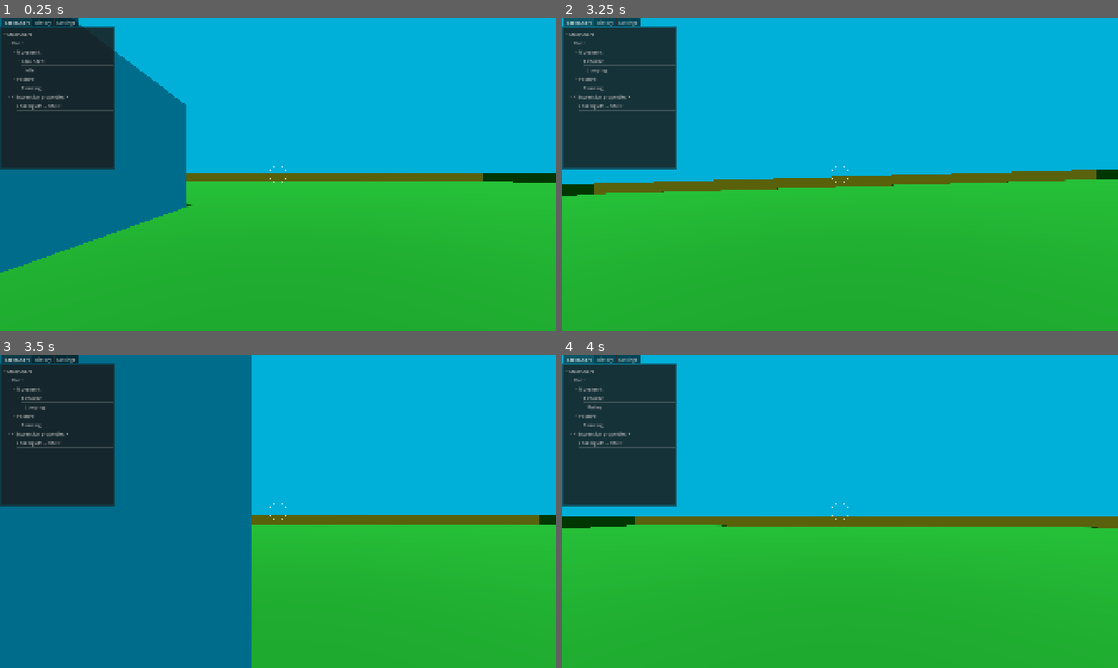
Above: before the commit, frames 1-4 (two rows, left to right).
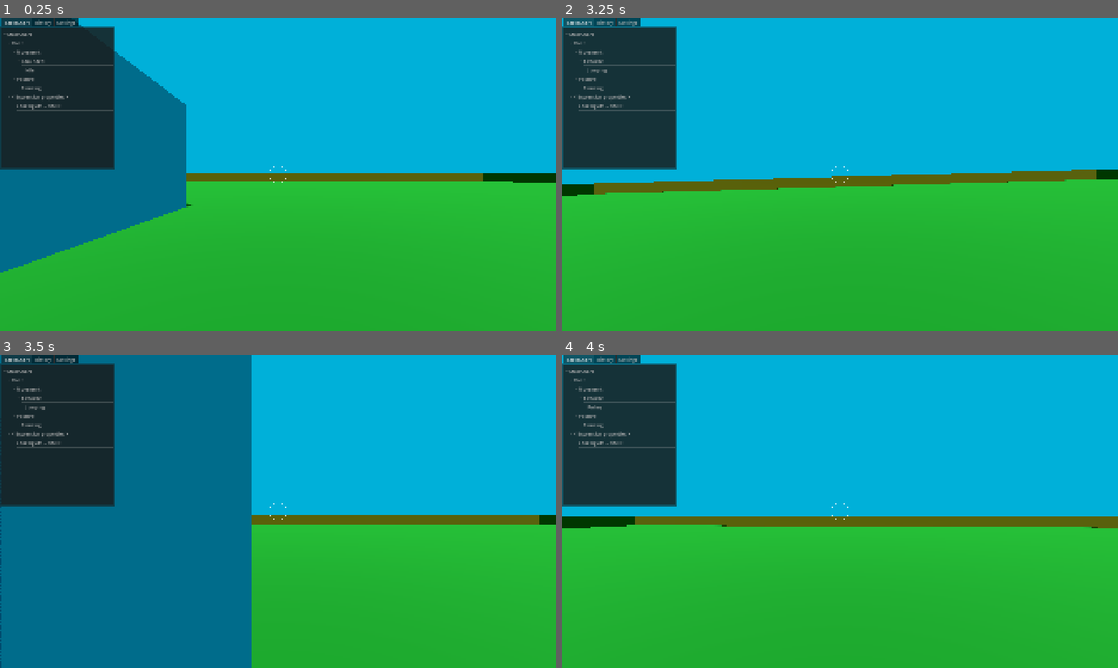
Above: after the commit, the same moments.

Repository: janisl/rpg-core
Game: Godot game, scene res://systems/main_scene.tscn
Two runs of this game, one before a commit and one after it. Both use one fixed random seed, a clock stepped at 60 frames per second and the inputs below.
Inputs (mouse positions are in pixels of both pictures, inside the frame that each line leads up to):
- Up to frame 1 (0.25 s): no input
- Up to frame 2 (3.25 s): tap Enter at 0.5 s; move the mouse to (834, 180) at 0.52 s; hold Shift (crouch) 0.53-1.28 s; hold W (forward) 0.53-2.78 s; tap Space (jump) at 0.77, 1.52, 3.02 s; move the mouse to (878, 177) at 1.27 s; tap Ctrl (sprint) at 1.35 s; move the mouse to (795, 171) at 2.02 s; hold Z (test) 2.03-2.78 s; move the mouse to (845, 174) at 2.77 s; hold A (left) from 2.78 s (still down); tap Shift (crouch) at 2.85 s
- Up to frame 3 (3.5 s): keep holding A (left)
- Up to frame 4 (4 s): move the mouse to (817, 505) at 3.52 s; release A (left) at 3.53 s; hold W (forward) from 3.53 s (still down); hold Ctrl (sprint) from 3.53 s (still down); tap Space (jump) at 3.77 s

Frames 1-2 are identical in both runs. In frame 3, less than 0.1% of the frame differs, in the area x 0-1%, y 48-100%; in frame 4, nothing differs.

Commit message:
Add swimmable area scene with distance fog.

Diff:
--- a/levels/test.tscn
+++ b/levels/test.tscn
@@ -1,6 +1,7 @@
 [gd_scene format=4 uid="uid://d1m2ngmuqlqgn"]
 
 [ext_resource type="PackedScene" uid="uid://dmm1368oglfp0" path="res://actors/player/player.tscn" id="1_72lju"]
+[ext_resource type="PackedScene" uid="uid://ca0wevg1lb4rx" path="res://utils/swimmable_areas/swimmable_area.tscn" id="2_lkjt4"]
 
 [sub_resource type="StandardMaterial3D" id="StandardMaterial3D_rghg7"]
 albedo_color = Color(0, 0.38844073, 0.07338921, 1)
@@ -65,14 +66,6 @@
 [sub_resource type="BoxMesh" id="BoxMesh_rdqwp"]
 size = Vector3(1, 1, 10)
 
-[sub_resource type="StandardMaterial3D" id="StandardMaterial3D_rdqwp"]
-transparency = 1
-albedo_color = Color(0.043137256, 0.5058824, 0.92156863, 0.36078432)
-
-[sub_resource type="PlaneMesh" id="PlaneMesh_bsiym"]
-material = SubResource("StandardMaterial3D_rdqwp")
-size = Vector2(10, 10)
-
 [sub_resource type="NavigationMesh" id="NavigationMesh_bsiym"]
 vertices = PackedVector3Array(-49.250004, 0.5, -9, -16.000004, 0.5, -8.75, -16.000004, 0.5, -10.25, -15.250004, 0.5, -1 …(1262 unchanged characters)…
 polygons = [PackedInt32Array(2, 1, 0), PackedInt32Array(2, 0, 3), PackedInt32Array(3, 0, 5), PackedInt32Array(3, 5, 4), …(1781 unchanged characters)…
@@ -109,9 +102,38 @@
 [sub_resource type="Environment" id="Environment_bsiym"]
 background_mode = 1
 background_color = Color(7.70092e-07, 0.68970317, 0.8517272, 1)
-
-[sub_resource type="BoxShape3D" id="BoxShape3D_6qnao"]
-size = Vector3(10, 5, 10)
+volumetric_fog_enabled = true
+volumetric_fog_density = 0.0
+
+[sub_resource type="FastNoiseLite" id="FastNoiseLite_ny0t1"]
+resource_local_to_scene = true
+
+[sub_resource type="NoiseTexture2D" id="NoiseTexture2D_r4e4k"]
+resource_local_to_scene = true
+noise = SubResource("FastNoiseLite_ny0t1")
+seamless = true
+as_normal_map = true
+
+[sub_resource type="NoiseTexture2D" id="NoiseTexture2D_pnvjf"]
+resource_local_to_scene = true
+noise = SubResource("FastNoiseLite_ny0t1")
+seamless = true
+as_normal_map = true
+
+[sub_resource type="StandardMaterial3D" id="StandardMaterial3D_6g8e2"]
+resource_local_to_scene = true
+transparency = 1
+cull_mode = 2
+depth_draw_mode = 1
+albedo_color = Color(0.30980393, 0.5411765, 0.8666667, 0.3882353)
+roughness = 0.0
+normal_enabled = true
+normal_texture = SubResource("NoiseTexture2D_r4e4k")
+refraction_enabled = true
+refraction_texture = SubResource("NoiseTexture2D_pnvjf")
+uv1_scale = Vector3(0.04, 0.04, 0.04)
+uv1_triplanar = true
+uv1_world_triplanar = true
 
 [node name="Test" type="Node3D" unique_id=867766289]
 
@@ -236,10 +258,6 @@
 transform = Transform3D(1, 0, 0, 0, 0.8660254, -0.5, 0, 0.5, 0.8660254, -10, 2.067, 4.58)
 mesh = SubResource("BoxMesh_rdqwp")
 
-[node name="WaterSurface" type="MeshInstance3D" parent="Meshes" unique_id=723813258]
-transform = Transform3D(1, 0, 0, 0, 1, 0, 0, 0, 1, -10, 4.9, -5)
-mesh = SubResource("PlaneMesh_bsiym")
-
 [node name="NavigationRegion" type="NavigationRegion3D" parent="." unique_id=2061881241]
 navigation_mesh = SubResource("NavigationMesh_bsiym")
 
@@ -374,8 +392,7 @@
 
 [node name="Player" parent="." unique_id=86196454 instance=ExtResource("1_72lju")]
 
-[node name="Water" type="Area3D" parent="." unique_id=1923718495 groups=["swimmable"]]
-
-[node name="CollisionShape3D" type="CollisionShape3D" parent="Water" unique_id=300038802]
+[node name="SwimmableArea" parent="." unique_id=788056043 instance=ExtResource("2_lkjt4")]
 transform = Transform3D(1, 0, 0, 0, 1, 0, 0, 0, 1, -10, 2.4, -5)
-shape = SubResource("BoxShape3D_6qnao")
+size = Vector3(10, 5, 10)
+material = SubResource("StandardMaterial3D_6g8e2")
--- /dev/null
+++ b/shaders/fog_fade.gdshader
@@ -0,0 +1,24 @@
+shader_type fog;
+
+uniform float density : hint_range(0, 1, 0.0001) = 1.0;
+uniform vec4 albedo : source_color = vec4(1.0);
+uniform vec4 emission : source_color = vec4(0, 0, 0, 1);
+uniform float height_falloff = 0.0;
+uniform float edge_fade = 0.1;
+uniform sampler3D density_texture: hint_default_white;
+uniform vec4 fade_plane = vec4(0., 1., 0., -999.);
+
+void fog() {
+	DENSITY = density * clamp(exp2(-height_falloff * (WORLD_POSITION.y - OBJECT_POSITION.y)), 0.0, 1.0);
+	DENSITY *= texture(density_texture, UVW).r;
+	DENSITY *= pow(clamp(-2.0 * SDF / min(min(SIZE.x, SIZE.y), SIZE.z), 0.0, 1.0), edge_fade);
+	ALBEDO = albedo.rgb;
+	EMISSION = emission.rgb;
+
+	// Anything above the fade plane will be drawn. Anything below has its density set to 0.
+	float fade_sharpness = 0.35; // Higher is faster fade
+	vec3 fade_plane_origin = fade_plane.xyz * fade_plane.w;
+	vec3 pos_rel_to_plane = WORLD_POSITION - fade_plane_origin;
+	float fade_mult = max(0., min(1., dot(pos_rel_to_plane, fade_plane.xyz) * fade_sharpness));
+	DENSITY *= fade_mult * albedo.a;
+}
--- /dev/null
+++ b/utils/swimmable_areas/fog_volume_fade.gd
@@ -0,0 +1,18 @@
+extends FogVolume
+
+@export var fade_distance := 5
+
+# Called every frame. 'delta' is the elapsed time since the previous frame.
+func _process(_delta):
+	if not get_viewport():
+		return
+
+	var cam = get_viewport().get_camera_3d()
+	if not cam:
+		return
+
+	var fade_plane_normal = cam.global_transform.basis.z * -1
+	var fade_plane_pos = cam.global_transform.origin + cam.global_transform.basis.z * -fade_distance
+	var fade_plane_distance = fade_plane_pos.dot(fade_plane_normal)
+	var fade_plane = Vector4(fade_plane_normal.x, fade_plane_normal.y, fade_plane_normal.z, fade_plane_distance)
+	material.set_shader_parameter("fade_plane", fade_plane)
--- /dev/null
+++ b/utils/swimmable_areas/swimmable_area.gd
@@ -0,0 +1,41 @@
+@tool
+extends CSGBox3D
+
+@export var water_texture_move_speed := Vector3(0.0025, 0.0025, 0.0025)
+@export var water_texture_uv_scale := 0.04
+@export var water_color := Color(0.3098039329052, 0.54117649793625, 0.86666667461395, 0.38823530077934)
+@export var fog_color := Color(0, 0.04313725605607, 0.15686275064945)
+@export_range(0.0, 250.0) var fog_fade_dist := 5.0
+
+@onready var fog_volume: FogVolume = %FogVolume
+@onready var detection_shape: CollisionShape3D = %DetectionShape
+
+
+func _ready():
+	if not Engine.is_editor_hint():
+		GlobalManager.camera_underwater_effect_changed.connect(_on_camera_underwater_effect_changed)
+
+
+func _process(delta):
+	if not detection_shape or not fog_volume:
+		return
+
+	detection_shape.shape.size = self.size
+
+	if material is StandardMaterial3D:
+		if not Engine.is_editor_hint():
+			material.uv1_offset += water_texture_move_speed * delta
+		material.uv1_scale = Vector3(water_texture_uv_scale,water_texture_uv_scale,water_texture_uv_scale)
+		material.albedo_color = water_color
+
+	fog_volume.material.set_shader_parameter("albedo", fog_color)
+	fog_volume.material.set_shader_parameter("emission", fog_color)
+	fog_volume.size = size
+	fog_volume.fade_distance = fog_fade_dist
+
+
+func _on_camera_underwater_effect_changed() -> void:
+	if GlobalManager.camera_underwater_effect:
+		fog_volume.material.set_shader_parameter("edge_fade", 0.1)
+	else:
+		fog_volume.material.set_shader_parameter("edge_fade", 1.1)
--- /dev/null
+++ b/utils/swimmable_areas/swimmable_area.tscn
@@ -0,0 +1,66 @@
+[gd_scene format=3 uid="uid://ca0wevg1lb4rx"]
+
+[ext_resource type="Script" uid="uid://dc6smac6cl60l" path="res://utils/swimmable_areas/swimmable_area.gd" id="1_cwqxf"]
+[ext_resource type="Shader" uid="uid://b4uvogluyyexx" path="res://shaders/fog_fade.gdshader" id="2_yg22s"]
+[ext_resource type="Script" uid="uid://cl0gaolcr3j87" path="res://utils/swimmable_areas/fog_volume_fade.gd" id="3_yol2g"]
+
+[sub_resource type="FastNoiseLite" id="FastNoiseLite_1bimf"]
+resource_local_to_scene = true
+
+[sub_resource type="NoiseTexture2D" id="NoiseTexture2D_mdx3j"]
+resource_local_to_scene = true
+noise = SubResource("FastNoiseLite_1bimf")
+seamless = true
+as_normal_map = true
+
+[sub_resource type="NoiseTexture2D" id="NoiseTexture2D_xl6ub"]
+resource_local_to_scene = true
+noise = SubResource("FastNoiseLite_1bimf")
+seamless = true
+as_normal_map = true
+
+[sub_resource type="StandardMaterial3D" id="StandardMaterial3D_gdho2"]
+resource_local_to_scene = true
+transparency = 1
+cull_mode = 2
+depth_draw_mode = 1
+albedo_color = Color(0.30980393, 0.5411765, 0.8666667, 0.3882353)
+roughness = 0.0
+normal_enabled = true
+normal_texture = SubResource("NoiseTexture2D_mdx3j")
+refraction_enabled = true
+refraction_texture = SubResource("NoiseTexture2D_xl6ub")
+uv1_scale = Vector3(0.04, 0.04, 0.04)
+uv1_triplanar = true
+uv1_world_triplanar = true
+
+[sub_resource type="BoxShape3D" id="BoxShape3D_om5f8"]
+resource_local_to_scene = true
+
+[sub_resource type="ShaderMaterial" id="ShaderMaterial_wrt5a"]
+resource_local_to_scene = true
+shader = ExtResource("2_yg22s")
+shader_parameter/density = 1.0
+shader_parameter/albedo = Color(0, 0.043137256, 0.15686275, 1)
+shader_parameter/emission = Color(0, 0.043137256, 0.15686275, 1)
+shader_parameter/height_falloff = 0.0
+shader_parameter/edge_fade = 0.1
+shader_parameter/fade_plane = Vector4(0, 1, 0, -999)
+
+[node name="SwimmableArea" type="CSGBox3D" unique_id=788056043]
+process_priority = 999
+material = SubResource("StandardMaterial3D_gdho2")
+script = ExtResource("1_cwqxf")
+
+[node name="DetectionArea" type="Area3D" parent="." unique_id=1055804056 groups=["swimmable"]]
+unique_name_in_owner = true
+
+[node name="DetectionShape" type="CollisionShape3D" parent="DetectionArea" unique_id=641333289]
+unique_name_in_owner = true
+shape = SubResource("BoxShape3D_om5f8")
+
+[node name="FogVolume" type="FogVolume" parent="." unique_id=653953252]
+unique_name_in_owner = true
+size = Vector3(1, 1, 1)
+material = SubResource("ShaderMaterial_wrt5a")
+script = ExtResource("3_yol2g")
Not shown, added: shaders/fog_fade.gdshader.uid
Not shown, added: utils/swimmable_areas/fog_volume_fade.gd.uid
Not shown, added: utils/swimmable_areas/swimmable_area.gd.uid
